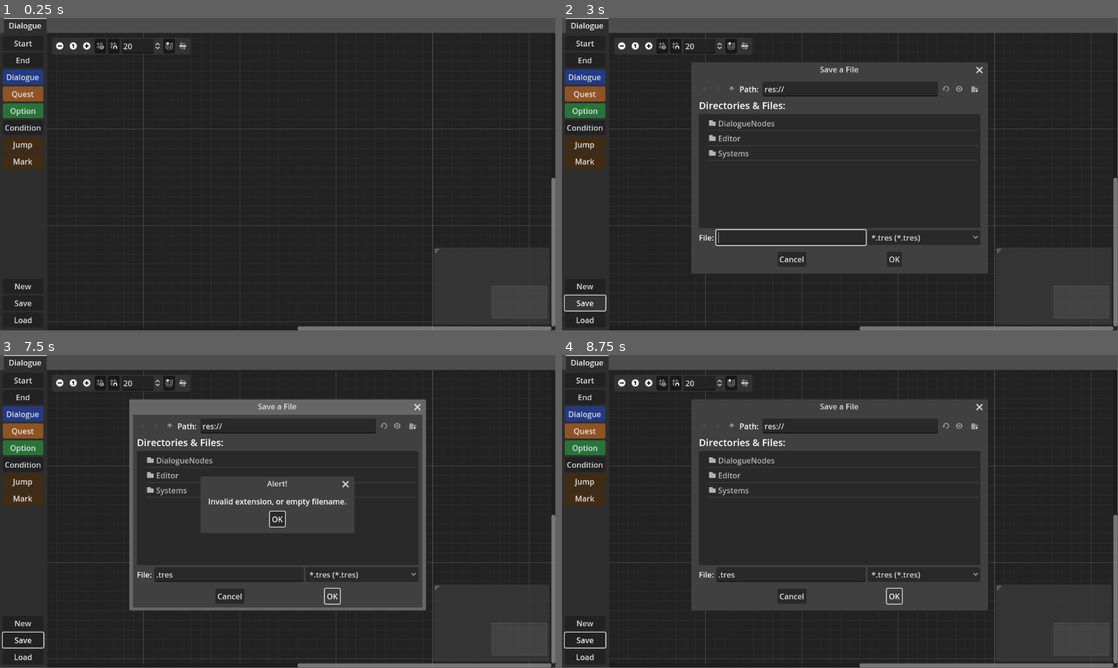
Above: before the commit, frames 1-4 (two rows, left to right).
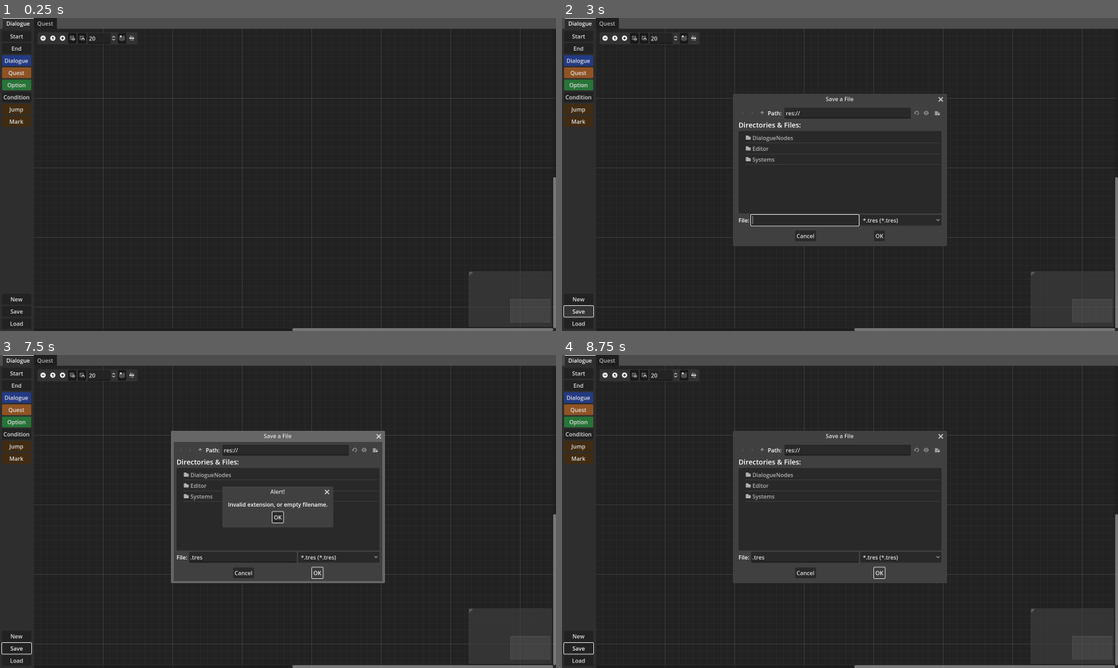
Above: after the commit, the same moments.

Repository: Zokerus/3DRPG_Editor
Game: Godot game, scene res://main.tscn
Same seed, same stepped clock (60 frames per second), same inputs: the game is played once before the commit and once after it.
Inputs:
- Up to frame 1 (0.25 s): no input
- Up to frame 2 (3 s): click "End" at 0.5 s; click "Dialogue" at 1.25 s; click "Quest" at 2 s; click "Save" at 2.75 s
- Up to frame 3 (7.5 s): click "Load" at 3.5 s; click "Start" at 4.25 s; click "Start" at 5 s; click "New" at 5.75 s; click "New" at 6.5 s; click "OK" at 7.25 s
- Up to frame 4 (8.75 s): click "OK" at 8 s
In our replay, the window is 799x449 before the commit and 800x450 after it. These sizes can differ from the game's own. Grey fills any space a smaller window leaves; there, only what the larger window draws over its background counts as a difference.

The runs differ from the first frame. In frame 1, 5.6% of the frame differs, in the area x 0-100%, y 0-100%; in frame 2, 17%; in frame 3, 20%; in frame 4, 17%.
Error in both runs: Invalid access to property or key 'close_request' on a base object of type 'GraphNode (GNode)'. (res://Editor/DialogueScript.gd:30)

Commit message:
Added first design to quest editor
- added gui to quest editor
- scripts still missing
- quest end and rewards still missing

Diff:
--- /dev/null
+++ b/Editor/end.tscn
@@ -0,0 +1,79 @@
+[gd_scene load_steps=3 format=3 uid="uid://dtyd2nmhycxm8"]
+
+[sub_resource type="StyleBoxFlat" id="StyleBoxFlat_l0bgg"]
+bg_color = Color(0.6, 0.6, 0.6, 0.607843)
+border_width_left = 3
+border_width_top = 3
+border_width_right = 3
+border_width_bottom = 2
+border_blend = true
+
+[sub_resource type="Theme" id="Theme_uiffq"]
+PanelContainer/styles/panel = SubResource("StyleBoxFlat_l0bgg")
+
+[node name="End" type="PanelContainer"]
+custom_minimum_size = Vector2(0, 230)
+theme = SubResource("Theme_uiffq")
+
+[node name="MarginContainer" type="MarginContainer" parent="."]
+layout_mode = 2
+theme_override_constants/margin_left = 5
+theme_override_constants/margin_top = 5
+theme_override_constants/margin_right = 5
+theme_override_constants/margin_bottom = 5
+
+[node name="VBoxContainer" type="VBoxContainer" parent="MarginContainer"]
+layout_mode = 2
+
+[node name="Label" type="Label" parent="MarginContainer/VBoxContainer"]
+layout_mode = 2
+text = "End"
+
+[node name="HSeparator" type="HSeparator" parent="MarginContainer/VBoxContainer"]
+layout_mode = 2
+
+[node name="HBoxContainer2" type="HBoxContainer" parent="MarginContainer/VBoxContainer"]
+layout_mode = 2
+
+[node name="Label3" type="Label" parent="MarginContainer/VBoxContainer/HBoxContainer2"]
+custom_minimum_size = Vector2(75, 0)
+layout_mode = 2
+text = "NPC"
+
+[node name="OptionButton" type="OptionButton" parent="MarginContainer/VBoxContainer/HBoxContainer2"]
+custom_minimum_size = Vector2(100, 0)
+layout_mode = 2
+size_flags_horizontal = 3
+
+[node name="HBoxContainer" type="HBoxContainer" parent="MarginContainer/VBoxContainer"]
+layout_mode = 2
+alignment = 1
+
+[node name="Label2" type="Label" parent="MarginContainer/VBoxContainer/HBoxContainer"]
+custom_minimum_size = Vector2(75, 0)
+layout_mode = 2
+text = "Dialogue"
+
+[node name="Dialoguename" type="LineEdit" parent="MarginContainer/VBoxContainer/HBoxContainer"]
+custom_minimum_size = Vector2(50, 0)
+layout_mode = 2
+size_flags_horizontal = 3
+
+[node name="Edit" type="Button" parent="MarginContainer/VBoxContainer/HBoxContainer"]
+custom_minimum_size = Vector2(50, 0)
+layout_mode = 2
+text = "Edit
+"
+
+[node name="HSeparator2" type="HSeparator" parent="MarginContainer/VBoxContainer"]
+layout_mode = 2
+
+[node name="Label2" type="Label" parent="MarginContainer/VBoxContainer"]
+layout_mode = 2
+text = "Description"
+
+[node name="TextEdit" type="TextEdit" parent="MarginContainer/VBoxContainer"]
+custom_minimum_size = Vector2(0, 50)
+layout_mode = 2
+size_flags_vertical = 3
+placeholder_text = "Description..."
--- /dev/null
+++ b/Editor/npc_trigger.tscn
@@ -0,0 +1,37 @@
+[gd_scene format=3 uid="uid://dehqcb6wmht8h"]
+
+[node name="NPC Trigger" type="BoxContainer"]
+vertical = true
+
+[node name="HBoxContainer2" type="HBoxContainer" parent="."]
+layout_mode = 2
+
+[node name="Label3" type="Label" parent="HBoxContainer2"]
+custom_minimum_size = Vector2(75, 0)
+layout_mode = 2
+text = "NPC"
+
+[node name="OptionButton" type="OptionButton" parent="HBoxContainer2"]
+custom_minimum_size = Vector2(100, 0)
+layout_mode = 2
+size_flags_horizontal = 3
+
+[node name="HBoxContainer" type="HBoxContainer" parent="."]
+layout_mode = 2
+alignment = 1
+
+[node name="Label2" type="Label" parent="HBoxContainer"]
+custom_minimum_size = Vector2(75, 0)
+layout_mode = 2
+text = "Dialogue"
+
+[node name="Dialoguename" type="LineEdit" parent="HBoxContainer"]
+custom_minimum_size = Vector2(50, 0)
+layout_mode = 2
+size_flags_horizontal = 3
+
+[node name="Edit" type="Button" parent="HBoxContainer"]
+custom_minimum_size = Vector2(50, 0)
+layout_mode = 2
+text = "Edit
+"
--- /dev/null
+++ b/Editor/objective_container.tscn
@@ -0,0 +1,19 @@
+[gd_scene format=3 uid="uid://se14s8hw8tuw"]
+
+[node name="ObjectiveContainer" type="VBoxContainer"]
+
+[node name="HSeparator32" type="HSeparator" parent="."]
+layout_mode = 2
+
+[node name="ObjectiveType" type="HBoxContainer" parent="."]
+layout_mode = 2
+
+[node name="Label3" type="Label" parent="ObjectiveType"]
+custom_minimum_size = Vector2(75, 0)
+layout_mode = 2
+text = "Type"
+
+[node name="OptionButton" type="OptionButton" parent="ObjectiveType"]
+custom_minimum_size = Vector2(100, 0)
+layout_mode = 2
+size_flags_horizontal = 3
--- /dev/null
+++ b/Editor/objectives.tscn
@@ -0,0 +1,56 @@
+[gd_scene load_steps=4 format=3 uid="uid://1gmaxa56qcfh"]
+
+[ext_resource type="PackedScene" uid="uid://se14s8hw8tuw" path="res://Editor/objective_container.tscn" id="1_ma8hs"]
+
+[sub_resource type="StyleBoxFlat" id="StyleBoxFlat_l0bgg"]
+bg_color = Color(0.6, 0.6, 0.6, 0.607843)
+border_width_left = 3
+border_width_top = 3
+border_width_right = 3
+border_width_bottom = 2
+border_blend = true
+
+[sub_resource type="Theme" id="Theme_uiffq"]
+PanelContainer/styles/panel = SubResource("StyleBoxFlat_l0bgg")
+
+[node name="Objectives" type="PanelContainer"]
+custom_minimum_size = Vector2(0, 50)
+theme = SubResource("Theme_uiffq")
+
+[node name="MarginContainer" type="MarginContainer" parent="."]
+layout_mode = 2
+theme_override_constants/margin_left = 5
+theme_override_constants/margin_top = 5
+theme_override_constants/margin_right = 5
+theme_override_constants/margin_bottom = 5
+
+[node name="VBoxContainer" type="VBoxContainer" parent="MarginContainer"]
+layout_mode = 2
+
+[node name="Label" type="Label" parent="MarginContainer/VBoxContainer"]
+layout_mode = 2
+text = "Objectives"
+
+[node name="HSeparator" type="HSeparator" parent="MarginContainer/VBoxContainer"]
+layout_mode = 2
+
+[node name="HBoxContainer" type="HBoxContainer" parent="MarginContainer/VBoxContainer"]
+layout_mode = 2
+
+[node name="Label" type="Label" parent="MarginContainer/VBoxContainer/HBoxContainer"]
+layout_mode = 2
+text = "Number"
+
+[node name="LineEdit" type="LineEdit" parent="MarginContainer/VBoxContainer/HBoxContainer"]
+layout_mode = 2
+size_flags_horizontal = 3
+text = "0"
+alignment = 2
+editable = false
+
+[node name="Button" type="Button" parent="MarginContainer/VBoxContainer/HBoxContainer"]
+layout_mode = 2
+text = "+"
+
+[node name="ObjectiveContainer" parent="MarginContainer/VBoxContainer" instance=ExtResource("1_ma8hs")]
+layout_mode = 2
--- /dev/null
+++ b/Editor/requirements.tscn
@@ -0,0 +1,71 @@
+[gd_scene load_steps=3 format=3 uid="uid://dxdfswhen6xjn"]
+
+[sub_resource type="StyleBoxFlat" id="StyleBoxFlat_l0bgg"]
+bg_color = Color(0.6, 0.6, 0.6, 0.607843)
+border_width_left = 3
+border_width_top = 3
+border_width_right = 3
+border_width_bottom = 2
+border_blend = true
+
+[sub_resource type="Theme" id="Theme_uiffq"]
+PanelContainer/styles/panel = SubResource("StyleBoxFlat_l0bgg")
+
+[node name="Requirements" type="PanelContainer"]
+custom_minimum_size = Vector2(0, 230)
+theme = SubResource("Theme_uiffq")
+
+[node name="MarginContainer" type="MarginContainer" parent="."]
+layout_mode = 2
+theme_override_constants/margin_left = 5
+theme_override_constants/margin_top = 5
+theme_override_constants/margin_right = 5
+theme_override_constants/margin_bottom = 5
+
+[node name="VBoxContainer" type="VBoxContainer" parent="MarginContainer"]
+layout_mode = 2
+
+[node name="Label" type="Label" parent="MarginContainer/VBoxContainer"]
+layout_mode = 2
+text = "Quest Requirements"
+
+[node name="HSeparator" type="HSeparator" parent="MarginContainer/VBoxContainer"]
+layout_mode = 2
+
+[node name="HBoxContainer2" type="HBoxContainer" parent="MarginContainer/VBoxContainer"]
+layout_mode = 2
+
+[node name="Label3" type="Label" parent="MarginContainer/VBoxContainer/HBoxContainer2"]
+layout_mode = 2
+text = "Faction"
+
+[node name="OptionButton" type="OptionButton" parent="MarginContainer/VBoxContainer/HBoxContainer2"]
+custom_minimum_size = Vector2(100, 0)
+layout_mode = 2
+size_flags_horizontal = 3
+
+[node name="HSeparator2" type="HSeparator" parent="MarginContainer/VBoxContainer"]
+layout_mode = 2
+
+[node name="Label2" type="Label" parent="MarginContainer/VBoxContainer"]
+layout_mode = 2
+text = "Completed Quests"
+
+[node name="HBoxContainer" type="HBoxContainer" parent="MarginContainer/VBoxContainer"]
+layout_mode = 2
+alignment = 1
+
+[node name="Add" type="Button" parent="MarginContainer/VBoxContainer/HBoxContainer"]
+custom_minimum_size = Vector2(50, 0)
+layout_mode = 2
+text = "+"
+
+[node name="Del" type="Button" parent="MarginContainer/VBoxContainer/HBoxContainer"]
+custom_minimum_size = Vector2(50, 0)
+layout_mode = 2
+text = "-
+"
+
+[node name="ItemList" type="ItemList" parent="MarginContainer/VBoxContainer"]
+custom_minimum_size = Vector2(0, 75)
+layout_mode = 2
--- /dev/null
+++ b/Editor/start.tscn
@@ -0,0 +1,97 @@
+[gd_scene load_steps=4 format=3 uid="uid://cw8a0wplbe4qw"]
+
+[ext_resource type="PackedScene" uid="uid://dehqcb6wmht8h" path="res://Editor/npc_trigger.tscn" id="1_k6np7"]
+
+[sub_resource type="StyleBoxFlat" id="StyleBoxFlat_l0bgg"]
+bg_color = Color(0.6, 0.6, 0.6, 0.607843)
+border_width_left = 3
+border_width_top = 3
+border_width_right = 3
+border_width_bottom = 2
+border_blend = true
+
+[sub_resource type="Theme" id="Theme_uiffq"]
+PanelContainer/styles/panel = SubResource("StyleBoxFlat_l0bgg")
+
+[node name="Start" type="PanelContainer"]
+custom_minimum_size = Vector2(0, 230)
+theme = SubResource("Theme_uiffq")
+
+[node name="MarginContainer" type="MarginContainer" parent="."]
+layout_mode = 2
+theme_override_constants/margin_left = 5
+theme_override_constants/margin_top = 5
+theme_override_constants/margin_right = 5
+theme_override_constants/margin_bottom = 5
+
+[node name="VBoxContainer" type="VBoxContainer" parent="MarginContainer"]
+layout_mode = 2
+
+[node name="Label" type="Label" parent="MarginContainer/VBoxContainer"]
+layout_mode = 2
+text = "Start"
+
+[node name="HSeparator" type="HSeparator" parent="MarginContainer/VBoxContainer"]
+layout_mode = 2
+
+[node name="CheckBox" type="CheckBox" parent="MarginContainer/VBoxContainer"]
+layout_mode = 2
+text = "Start via NPC"
+
+[node name="NPC Trigger" parent="MarginContainer/VBoxContainer" instance=ExtResource("1_k6np7")]
+layout_mode = 2
+
+[node name="HSeparator2" type="HSeparator" parent="MarginContainer/VBoxContainer"]
+layout_mode = 2
+
+[node name="CheckBox2" type="CheckBox" parent="MarginContainer/VBoxContainer"]
+layout_mode = 2
+text = "Start via Item"
+
+[node name="HBoxContainer3" type="HBoxContainer" parent="MarginContainer/VBoxContainer"]
+visible = false
+layout_mode = 2
+
+[node name="Label3" type="Label" parent="MarginContainer/VBoxContainer/HBoxContainer3"]
+custom_minimum_size = Vector2(75, 0)
+layout_mode = 2
+text = "Item"
+
+[node name="OptionButton" type="OptionButton" parent="MarginContainer/VBoxContainer/HBoxContainer3"]
+custom_minimum_size = Vector2(100, 0)
+layout_mode = 2
+size_flags_horizontal = 3
+
+[node name="HSeparator3" type="HSeparator" parent="MarginContainer/VBoxContainer"]
+layout_mode = 2
+
+[node name="CheckBox3" type="CheckBox" parent="MarginContainer/VBoxContainer"]
+layout_mode = 2
+text = "Start via Location"
+
+[node name="HBoxContainer4" type="HBoxContainer" parent="MarginContainer/VBoxContainer"]
+visible = false
+layout_mode = 2
+
+[node name="Label3" type="Label" parent="MarginContainer/VBoxContainer/HBoxContainer4"]
+custom_minimum_size = Vector2(75, 0)
+layout_mode = 2
+text = "Marker"
+
+[node name="OptionButton" type="OptionButton" parent="MarginContainer/VBoxContainer/HBoxContainer4"]
+custom_minimum_size = Vector2(100, 0)
+layout_mode = 2
+size_flags_horizontal = 3
+
+[node name="HSeparator4" type="HSeparator" parent="MarginContainer/VBoxContainer"]
+layout_mode = 2
+
+[node name="Label2" type="Label" parent="MarginContainer/VBoxContainer"]
+layout_mode = 2
+text = "Description"
+
+[node name="TextEdit" type="TextEdit" parent="MarginContainer/VBoxContainer"]
+custom_minimum_size = Vector2(0, 50)
+layout_mode = 2
+size_flags_vertical = 3
+placeholder_text = "Description..."
--- a/main.tscn
+++ b/main.tscn
@@ -1,7 +1,22 @@
-[gd_scene load_steps=3 format=3 uid="uid://b1gwyghbc47h0"]
+[gd_scene load_steps=9 format=3 uid="uid://b1gwyghbc47h0"]
 
 [ext_resource type="Script" path="res://Editor/DialogueScript.gd" id="1_5j8rx"]
 [ext_resource type="Theme" uid="uid://8orjmu4x0av7" path="res://DialogueNodes/NodeThemes.tres" id="1_efubc"]
+[ext_resource type="PackedScene" uid="uid://dxdfswhen6xjn" path="res://Editor/requirements.tscn" id="3_4biv7"]
+[ext_resource type="PackedScene" uid="uid://cw8a0wplbe4qw" path="res://Editor/start.tscn" id="4_v7dgy"]
+[ext_resource type="PackedScene" uid="uid://1gmaxa56qcfh" path="res://Editor/objectives.tscn" id="5_dyqg8"]
+[ext_resource type="PackedScene" uid="uid://dtyd2nmhycxm8" path="res://Editor/end.tscn" id="6_pn2ov"]
+
+[sub_resource type="StyleBoxFlat" id="StyleBoxFlat_l0bgg"]
+bg_color = Color(0.6, 0.6, 0.6, 0.607843)
+border_width_left = 3
+border_width_top = 3
+border_width_right = 3
+border_width_bottom = 2
+border_blend = true
+
+[sub_resource type="Theme" id="Theme_uiffq"]
+PanelContainer/styles/panel = SubResource("StyleBoxFlat_l0bgg")
 
 [node name="Main" type="Control"]
 layout_mode = 3
@@ -104,12 +119,169 @@
 layout_mode = 2
 size_flags_horizontal = 3
 right_disconnects = true
-scroll_offset = Vector2(-10, 0)
 
 [node name="FileDialog" type="FileDialog" parent="TabContainer/Dialogue"]
 size = Vector2i(600, 400)
 root_subfolder = "Data"
 filters = PackedStringArray("*.tres")
+
+[node name="Quest" type="HBoxContainer" parent="TabContainer"]
+visible = false
+layout_mode = 2
+
+[node name="LeftMenu" type="MarginContainer" parent="TabContainer/Quest"]
+layout_mode = 2
+theme_override_constants/margin_left = 10
+theme_override_constants/margin_top = 10
+theme_override_constants/margin_right = 5
+theme_override_constants/margin_bottom = 10
+
+[node name="VBoxContainer" type="VBoxContainer" parent="TabContainer/Quest/LeftMenu"]
+layout_mode = 2
+
+[node name="PanelContainer" type="PanelContainer" parent="TabContainer/Quest/LeftMenu/VBoxContainer"]
+layout_mode = 2
+theme = SubResource("Theme_uiffq")
+
+[node name="MarginContainer" type="MarginContainer" parent="TabContainer/Quest/LeftMenu/VBoxContainer/PanelContainer"]
+layout_mode = 2
+theme_override_constants/margin_left = 5
+theme_override_constants/margin_top = 5
+theme_override_constants/margin_right = 5
+theme_override_constants/margin_bottom = 5
+
+[node name="VBoxContainer" type="VBoxContainer" parent="TabContainer/Quest/LeftMenu/VBoxContainer/PanelContainer/MarginContainer"]
+layout_mode = 2
+
+[node name="HBoxContainer" type="HBoxContainer" parent="TabContainer/Quest/LeftMenu/VBoxContainer/PanelContainer/MarginContainer/VBoxContainer"]
+layout_mode = 2
+
+[node name="Save" type="Button" parent="TabContainer/Quest/LeftMenu/VBoxContainer/PanelContainer/MarginContainer/VBoxContainer/HBoxContainer"]
+custom_minimum_size = Vector2(50, 0)
+layout_mode = 2
+text = "Save"
+
+[node name="Load" type="Button" parent="TabContainer/Quest/LeftMenu/VBoxContainer/PanelContainer/MarginContainer/VBoxContainer/HBoxContainer"]
+custom_minimum_size = Vector2(50, 0)
+layout_mode = 2
+text = "Load
+"
+
+[node name="New" type="Button" parent="TabContainer/Quest/LeftMenu/VBoxContainer/PanelContainer/MarginContainer/VBoxContainer"]
+layout_mode = 2
+text = "New
+"
+
+[node name="PanelContainer2" type="PanelContainer" parent="TabContainer/Quest/LeftMenu/VBoxContainer"]
+layout_mode = 2
+size_flags_vertical = 3
+theme = SubResource("Theme_uiffq")
+
+[node name="MarginContainer" type="MarginContainer" parent="TabContainer/Quest/LeftMenu/VBoxContainer/PanelContainer2"]
+layout_mode = 2
+theme_override_constants/margin_left = 5
+theme_override_constants/margin_top = 5
+theme_override_constants/margin_right = 5
+theme_override_constants/margin_bottom = 5
+
+[node name="VBoxContainer" type="VBoxContainer" parent="TabContainer/Quest/LeftMenu/VBoxContainer/PanelContainer2/MarginContainer"]
+layout_mode = 2
+
+[node name="LineEdit" type="LineEdit" parent="TabContainer/Quest/LeftMenu/VBoxContainer/PanelContainer2/MarginContainer/VBoxContainer"]
+layout_mode = 2
+placeholder_text = "Search ..."
+
+[node name="ItemList" type="ItemList" parent="TabContainer/Quest/LeftMenu/VBoxContainer/PanelContainer2/MarginContainer/VBoxContainer"]
+layout_mode = 2
+size_flags_vertical = 3
+
+[node name="Workbech" type="MarginContainer" parent="TabContainer/Quest"]
+layout_mode = 2
+size_flags_horizontal = 3
+theme_override_constants/margin_left = 5
+theme_override_constants/margin_top = 10
+theme_override_constants/margin_right = 10
+theme_override_constants/margin_bottom = 10
+
+[node name="VBoxContainer" type="VBoxContainer" parent="TabContainer/Quest/Workbech"]
+layout_mode = 2
+
+[node name="PanelContainer" type="PanelContainer" parent="TabContainer/Quest/Workbech/VBoxContainer"]
+layout_mode = 2
+theme = SubResource("Theme_uiffq")
+
+[node name="MarginContainer" type="MarginContainer" parent="TabContainer/Quest/Workbech/VBoxContainer/PanelContainer"]
+layout_mode = 2
+theme_override_constants/margin_left = 5
+theme_override_constants/margin_top = 5
+theme_override_constants/margin_right = 5
+theme_override_constants/margin_bottom = 5
+
+[node name="HBoxContainer2" type="HBoxContainer" parent="TabContainer/Quest/Workbech/VBoxContainer/PanelContainer/MarginContainer"]
+layout_mode = 2
+
+[node name="VBoxContainer" type="VBoxContainer" parent="TabContainer/Quest/Workbech/VBoxContainer/PanelContainer/MarginContainer/HBoxContainer2"]
+layout_mode = 2
+
+[node name="Label" type="Label" parent="TabContainer/Quest/Workbech/VBoxContainer/PanelContainer/MarginContainer/HBoxContainer2/VBoxContainer"]
+layout_mode = 2
+text = "Quest ID:"
+
+[node name="Label2" type="Label" parent="TabContainer/Quest/Workbech/VBoxContainer/PanelContainer/MarginContainer/HBoxContainer2/VBoxContainer"]
+layout_mode = 2
+text = "Quest series: "
+
+[node name="Label3" type="Label" parent="TabContainer/Quest/Workbech/VBoxContainer/PanelContainer/MarginContainer/HBoxContainer2/VBoxContainer"]
+layout_mode = 2
+text = "Quest name: "
+
+[node name="VBoxContainer2" type="VBoxContainer" parent="TabContainer/Quest/Workbech/VBoxContainer/PanelContainer/MarginContainer/HBoxContainer2"]
+layout_mode = 2
+size_flags_horizontal = 3
+
+[node name="QuestID" type="Label" parent="TabContainer/Quest/Workbech/VBoxContainer/PanelContainer/MarginContainer/HBoxContainer2/VBoxContainer2"]
+layout_mode = 2
+text = "0
+"
+
+[node name="QuestSeries" type="LineEdit" parent="TabContainer/Quest/Workbech/VBoxContainer/PanelContainer/MarginContainer/HBoxContainer2/VBoxContainer2"]
+layout_mode = 2
+placeholder_text = "Name of Quest Series"
+
+[node name="QuestName" type="LineEdit" parent="TabContainer/Quest/Workbech/VBoxContainer/PanelContainer/MarginContainer/HBoxContainer2/VBoxContainer2"]
+layout_mode = 2
+placeholder_text = "Quest Name"
+
+[node name="ScrollContainer" type="ScrollContainer" parent="TabContainer/Quest/Workbech/VBoxContainer"]
+layout_mode = 2
+size_flags_vertical = 3
+
+[node name="HBoxContainer" type="HBoxContainer" parent="TabContainer/Quest/Workbech/VBoxContainer/ScrollContainer"]
+layout_mode = 2
+
+[node name="VBoxContainer" type="VBoxContainer" parent="TabContainer/Quest/Workbech/VBoxContainer/ScrollContainer/HBoxContainer"]
+custom_minimum_size = Vector2(300, 0)
+layout_mode = 2
+
+[node name="Requirements" parent="TabContainer/Quest/Workbech/VBoxContainer/ScrollContainer/HBoxContainer/VBoxContainer" instance=ExtResource("3_4biv7")]
+layout_mode = 2
+
+[node name="Start" parent="TabContainer/Quest/Workbech/VBoxContainer/ScrollContainer/HBoxContainer/VBoxContainer" instance=ExtResource("4_v7dgy")]
+layout_mode = 2
+
+[node name="VBoxContainer3" type="VBoxContainer" parent="TabContainer/Quest/Workbech/VBoxContainer/ScrollContainer/HBoxContainer"]
+custom_minimum_size = Vector2(300, 0)
+layout_mode = 2
+
+[node name="Objectives" parent="TabContainer/Quest/Workbech/VBoxContainer/ScrollContainer/HBoxContainer/VBoxContainer3" instance=ExtResource("5_dyqg8")]
+layout_mode = 2
+
+[node name="VBoxContainer2" type="VBoxContainer" parent="TabContainer/Quest/Workbech/VBoxContainer/ScrollContainer/HBoxContainer"]
+custom_minimum_size = Vector2(300, 0)
+layout_mode = 2
+
+[node name="End" parent="TabContainer/Quest/Workbech/VBoxContainer/ScrollContainer/HBoxContainer/VBoxContainer2" instance=ExtResource("6_pn2ov")]
+layout_mode = 2
 
 [connection signal="pressed" from="TabContainer/Dialogue/MarginContainer/VBoxContainer/Menu/New" to="TabContainer/Dialogue" method="_on_new_pressed"]
 [connection signal="pressed" from="TabContainer/Dialogue/MarginContainer/VBoxContainer/Menu/Save" to="TabContainer/Dialogue" method="_on_save_pressed"]
--- a/project.godot
+++ b/project.godot
@@ -14,3 +14,8 @@
 run/main_scene="res://main.tscn"
 config/features=PackedStringArray("4.1", "Forward Plus")
 config/icon="res://icon.svg"
+
+[display]
+
+window/size/viewport_width=1600
+window/size/viewport_height=900
